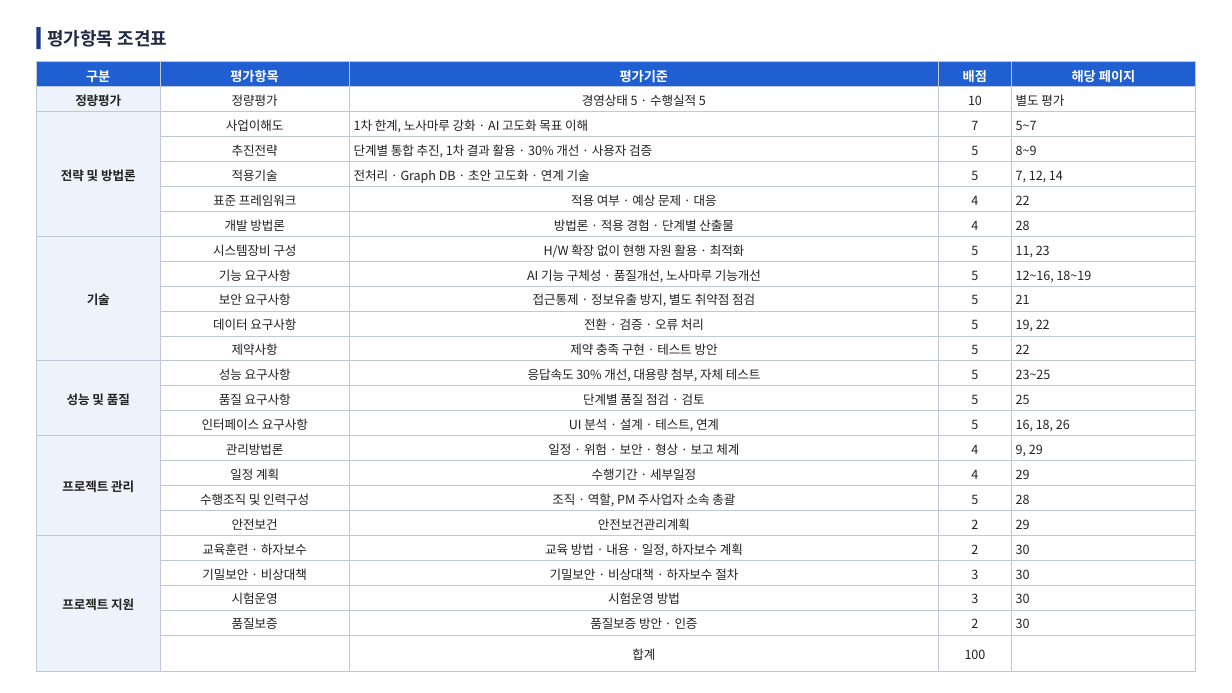
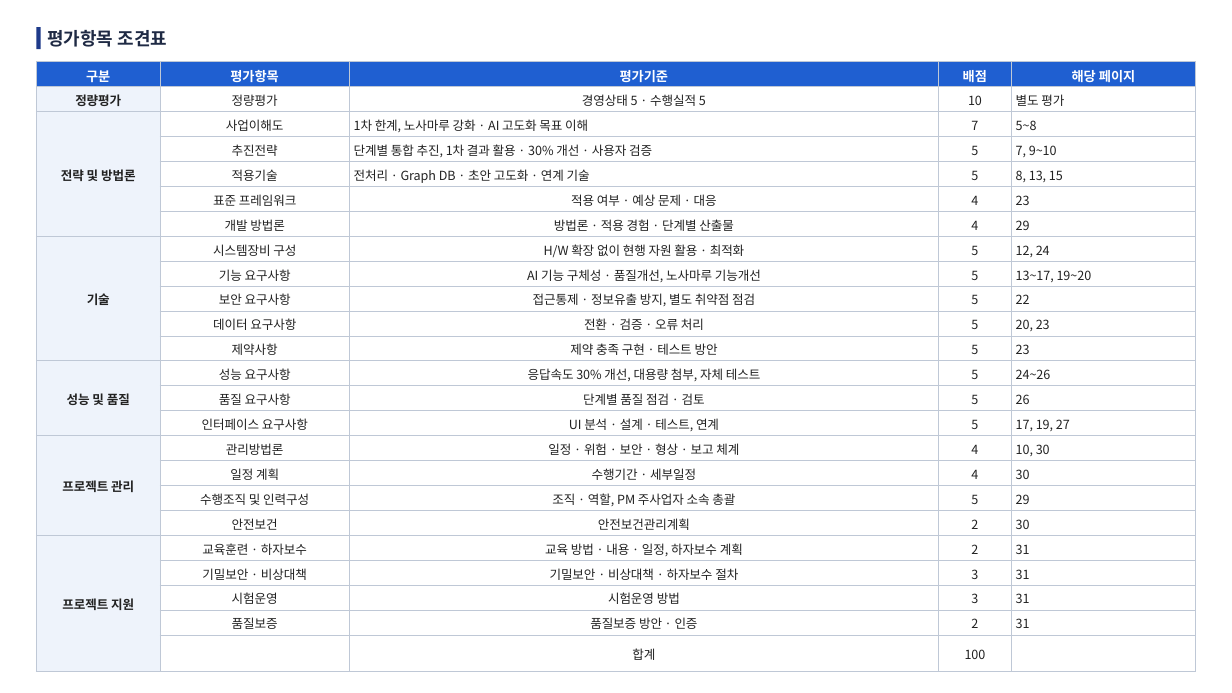
Before and after one commit to hwangsteeve-tech/hbjw, a slide deck: slide 2 of proposals/2026-11_nlrc-ai-labor-commission/nlrc_발표자료.pptx. Drawn at 1232x693 pixels with LibreOffice and Linux fonts; fonts in the diff are those of the drawing. Boxes give left, top, right and bottom in pixels: in the first picture for what was removed or moved away, otherwise in the second. Text is boxed around its words. In the diff, an @@ line names an element or a change of style, - is before the commit and + after.

```diff
--- a/proposals/2026-11_nlrc-ai-labor-commission/nlrc_발표자료.pptx
+++ b/proposals/2026-11_nlrc-ai-labor-commission/nlrc_발표자료.pptx
@@ table at (36,62,1197,664) @@
-row 3, column 5: 5~7
+row 3, column 5: 5~8
-row 4, column 5: 8~9
+row 4, column 5: 7, 9~10
-row 5, column 5: 7, 12, 14
+row 5, column 5: 8, 13, 15
-row 6, column 5: 22
+row 6, column 5: 23
-row 7, column 5: 28
+row 7, column 5: 29
-row 8, column 5: 11, 23
+row 8, column 5: 12, 24
-row 9, column 5: 12~16, 18~19
+row 9, column 5: 13~17, 19~20
-row 10, column 5: 21
+row 10, column 5: 22
-row 11, column 5: 19, 22
+row 11, column 5: 20, 23
-row 12, column 5: 22
+row 12, column 5: 23
-row 13, column 5: 23~25
+row 13, column 5: 24~26
-row 14, column 5: 25
+row 14, column 5: 26
-row 15, column 5: 16, 18, 26
+row 15, column 5: 17, 19, 27
-row 16, column 5: 9, 29
+row 16, column 5: 10, 30
-row 17, column 5: 29
+row 17, column 5: 30
-row 18, column 5: 28
+row 18, column 5: 29
-row 19, column 5: 29
+row 19, column 5: 30
-row 20, column 5: 30
+row 20, column 5: 31
-row 21, column 5: 30
+row 21, column 5: 31
-row 22, column 5: 30
+row 22, column 5: 31
-row 23, column 5: 30
+row 23, column 5: 31
```
Also in this commit, not shown: 21 other slides changed, 1 slide added, 7 other files.
